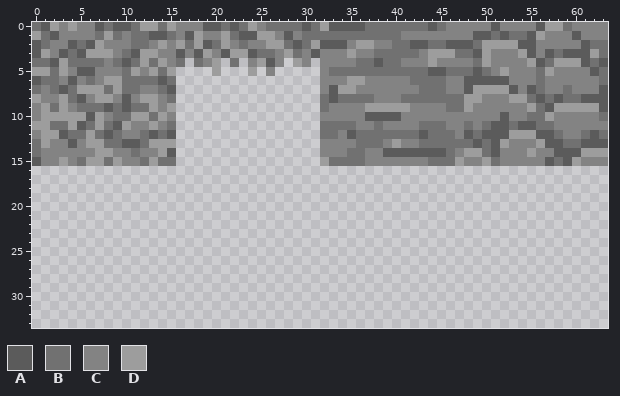
Pixel-art file: textures/textures.aseprite. Above: the version before the commit.
64x64 pixels, 1 frame. Shown: x 0..63, y 0..33.
Palette (. is transparent): A #5b5b5b  B #717171  C #838383  D #9d9d9d
Pixels before, first column x 0:
 0 BADCDCCABAABDDBDCCCAABABDCBBBBABDAAAABBBBBBBABCCCCCACCCCADDBCCCC
 1 DBACCCCBDBCBBAABCADCCDBAADDCACBBBBBBBBBBBCCCCCCCCAABABBADCCCACCC
 2 ABCCABADCCCBBCDCDBDABDCBCCDDBABDAAACDDCCBBAABBAAABDDDDAACCCCCABB
 3 ADCABADDDCBADDCCACADCADDABBCDBCACCCDCCBBBBBCDDDBBADCCCDACABAAADB
 4 BBADBBBBCBABDBDCB.BCD.B.CDAC.DC.CCCCBBABBCCCDCCCCBDCCCCDABDDDABA
 5 DDBDCAACCCBDCDBD....D...D.C.....CBBBBBBBBBBBAABBBABCDCCCBDCCCCAB
 6 ABBCACBCDDBBBBAB................CCCDDCCCCCBBBBCCAAAAACCCBCCCCCCB
 7 BCBABDDDBDBBCCBA................CADDCCCCCCCBBBCCADDDDACABCCBCCCA
 8 DCCDBACDDCACDDCB................BABBBBCCCBBBBBBBDDCCCDDBABABBAAA
 9 CDBDCBBBABABBDCD................BCCCCDDDDDCCCCBBDCCCCCCDBADDDDDA
10 CDDDDDADCBBDDBDC................CCCCCAAAACCCCCCCCCCCACCBBDCCCCCB
11 DDBBDABDBADCCDCB................BBBBCCBCCCCBBBCCBCBAABAABBCCCCCC
12 CDDABBDBABCCBABA................BBCABBBBBBBABBBCABAAADDDAABCCBAB
13 BDCCACDDBBAABDDD................CCCCBBBCDCCBBBBBBABADCCCDAABBAAA
14 BCCCCCCDDCCBCCDA................CCCBBCCAAAAAAABCDDBACCCDCCAAADDD
15 ACCDCBDDBDCCBDBB................DBBBBCCCCCCCBBBDCCDBCCCCCABADCCC
After the commit:
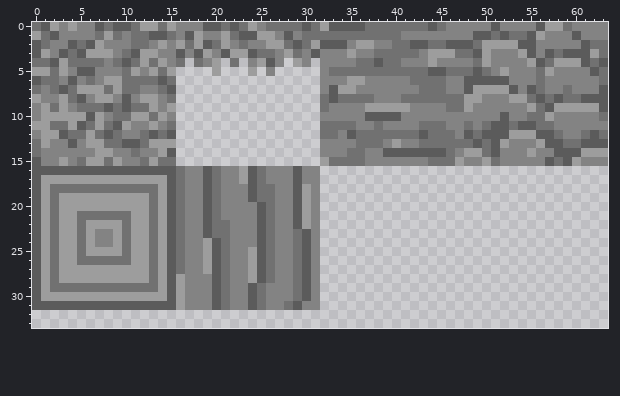
Change:
Changed rows in their new state; - is an unchanged pixel.
first column x 0:
16 AAAAAAAAAAAAAAAABCCABCCDABCCCACC
17 ADDDDDDDDDDDDDDABCCABCCDABCCCACC
18 ADBBBBBBBBBBBBDABCCABCCCABBCCADC
19 ADBDDDDDDDDDDBDABCCABCCCABBCCADC
20 ADBDDDDDDDDDDBDABCCABCCCCABCCADC
21 ADBDDBBBBBBDDBDABCCABCCCCABCCADC
22 ADBDDBDDDDBDDBDABCCABBCCCABCCADC
23 ADBDDBDCCDBDDBDABCCABBCCCABCCBAC
24 ADBDDBDCCDBDDBDABCCDABCCCABCCBAC
25 ADBDDBDDDDBDDBDABCCDABCCDABCCBAC
26 ADBDDBBBBBBDDBDABCCDABCCDABCCBAC
27 ADBDDDDDDDDDDBDABCCDABCCDABCCBAC
28 ADBDDDDDDDDDDBDADCCCABCCDABCCBAC
29 ADBBBBBBBBBBBBDADCCCABCCABCCCBAC
30 ADDDDDDDDDDDDDDADCCCABCCABCCCBAC
31 AAAAAAAAAAAAAAAADCCCABCCABCCBACC
Boxes around the changes in both pictures, in picture pixels (x1, y1, x2, y2):
added: (32, 166, 320, 310)
